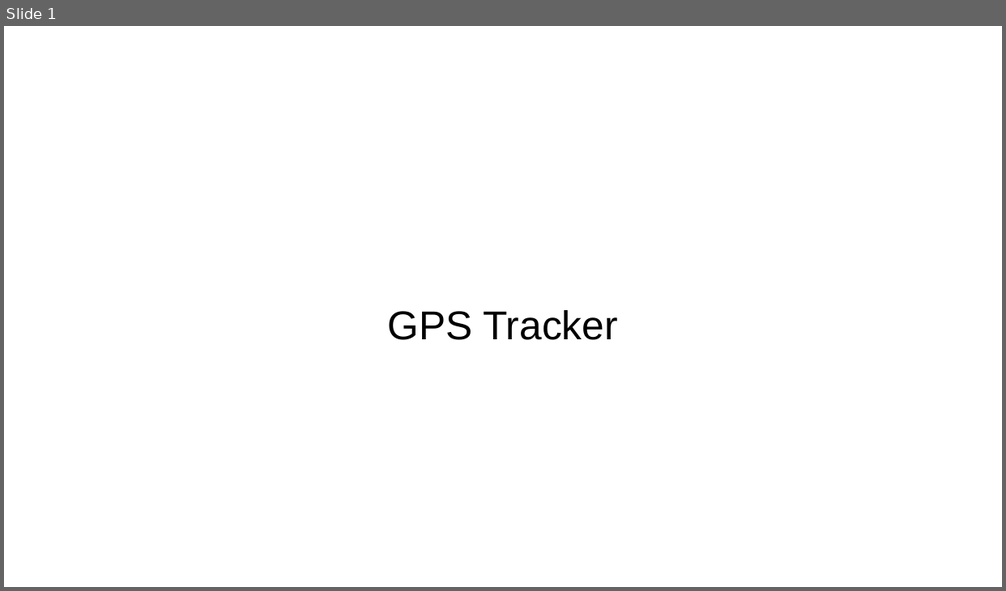
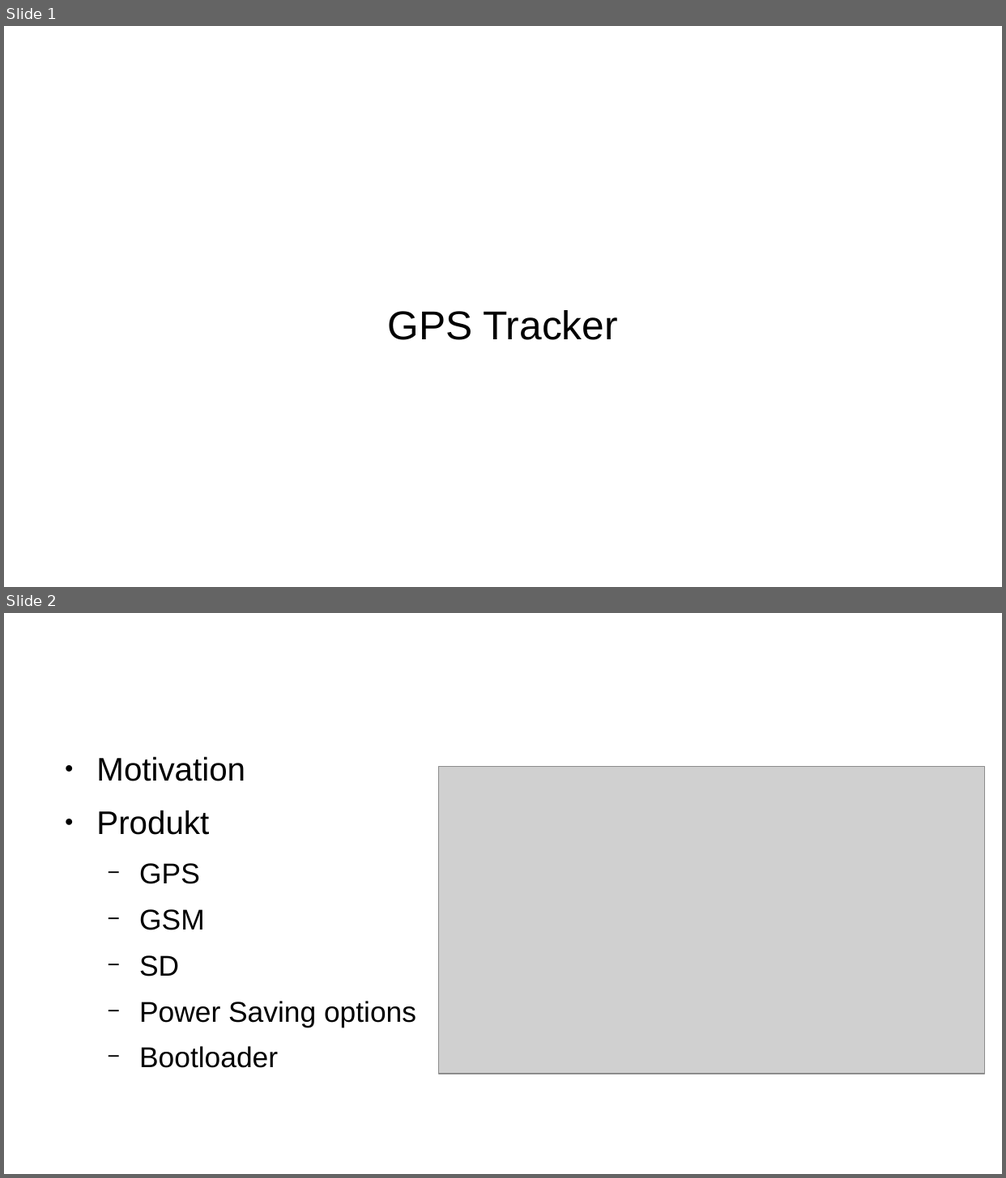
Before and after one commit to lsangild/ITAMS, a slide deck: Presentation.odp. Shown one above the other, each under a label of ours: slide 1 before the commit, slides 1 and 2 after it. The pictures are 1006x591 and 1006x1178 pixels, drawn with LibreOffice and Linux fonts; fonts in the diff are those of the drawing; grey boxes stand for pictures; background and template pictures are left out. Boxes give left, top, right and bottom in pixels: in the first picture for what was removed or moved away, otherwise in the second. Text is boxed around its words. In the diff, an @@ line names an element or a change of style, - is before the commit and + after.

```diff
--- a/Presentation.odp
+++ b/Presentation.odp
@@ slide 2 added at [4, 613, 1002, 1174], background #FFFFFF @@
@@ title added at [53, 635, 749, 727], 35.7 pt, text #FFFFFF @@
+Mål
@@ text added at [96, 756, 416, 1068], 22.8 pt, text #000000 @@
+● Motivation
+● Produkt
+  − GPS
+  − GSM
+  − SD
+  − Power Saving options
+  − Bootloader
@@ picture added at [439, 767, 985, 1074] @@
```
Also in this commit, not shown: 1 other slide added, 2 slides removed.
